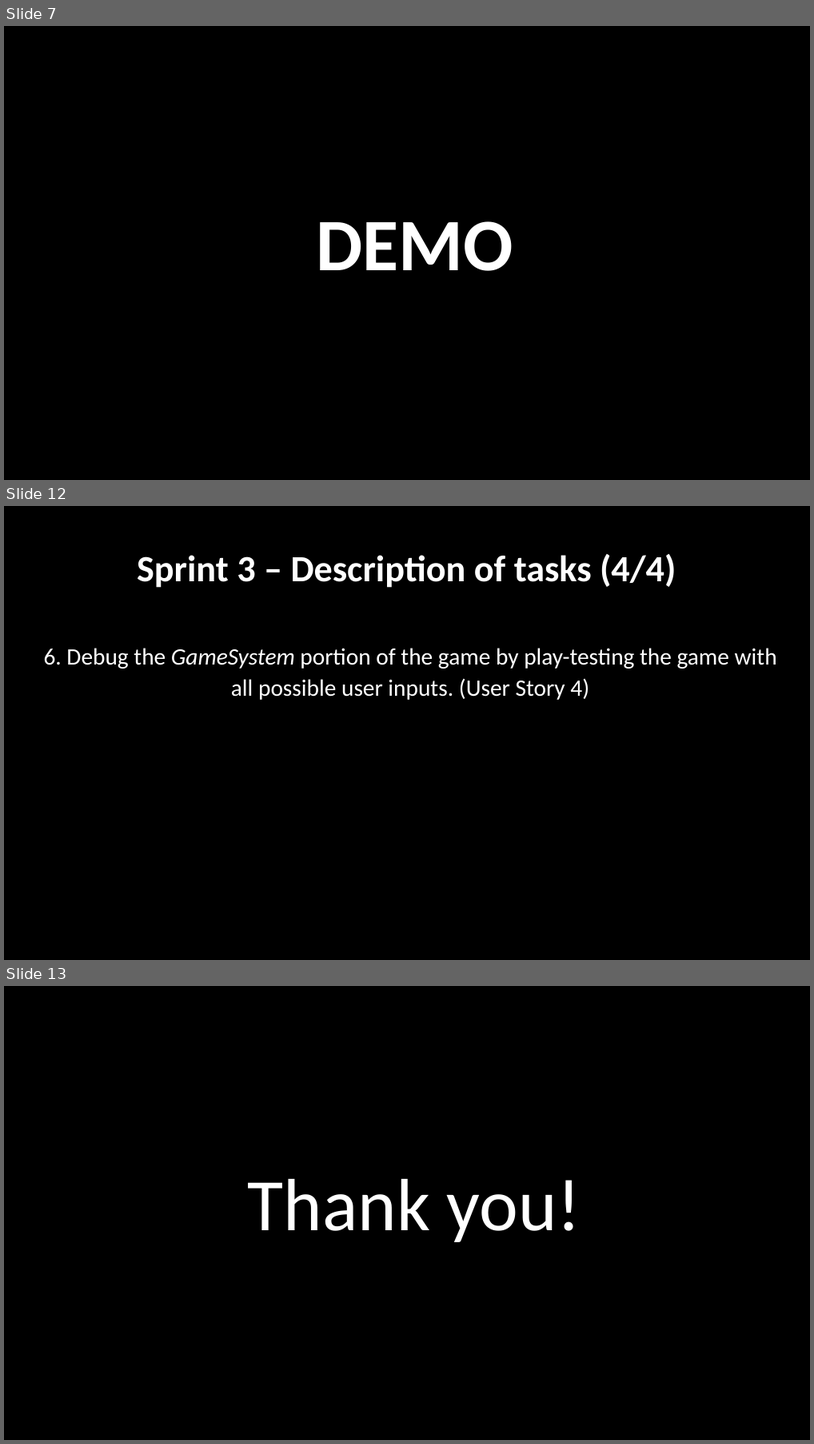
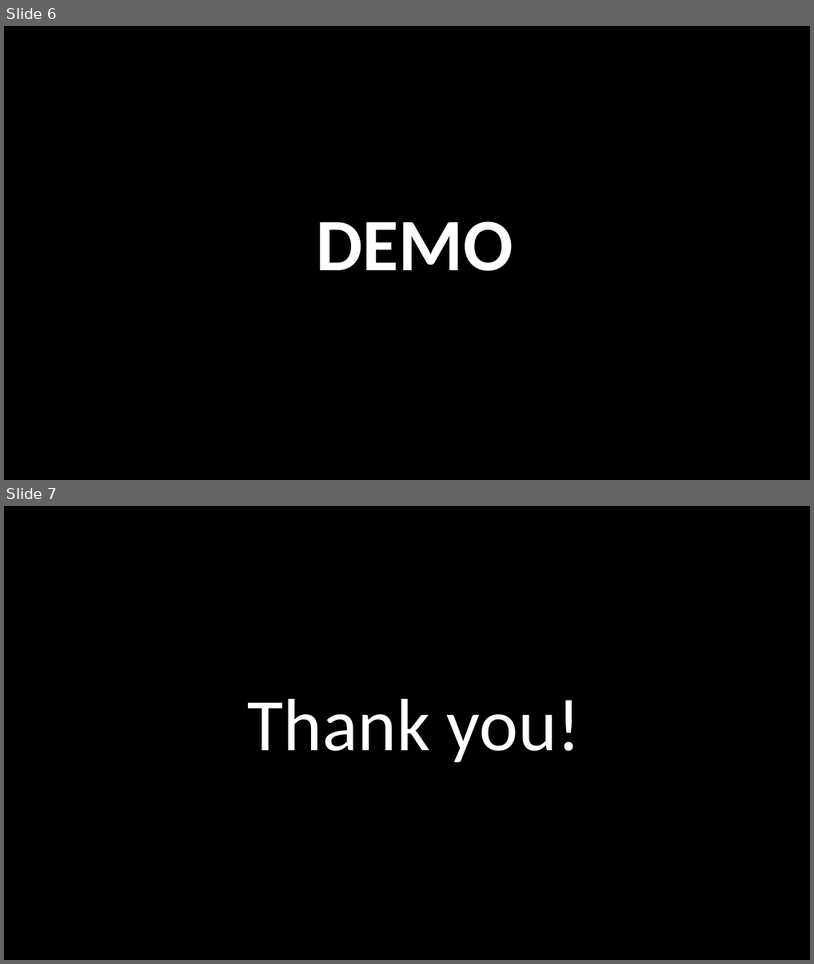
Before and after one commit to srhee91/PokerGame, a slide deck: 09. Sprint3 Final Presentation/FinalPresentation.pptx. Shown one above the other, each under a label of ours: slides 7, 12 and 13 before the commit, slides 6 and 7 after it; the slides between them are not shown. The pictures are 814x1444 and 814x964 pixels, drawn with LibreOffice and Linux fonts; fonts in the diff are those of the drawing; background and template pictures are left out. Boxes give left, top, right and bottom in pixels: in the first picture for what was removed or moved away, otherwise in the second. Text is boxed around its words. In the diff, an @@ line names an element or a change of style, - is before the commit and + after.

```diff
--- a/09. Sprint3 Final Presentation/FinalPresentation.pptx
+++ b/09. Sprint3 Final Presentation/FinalPresentation.pptx
@@ slide 12 removed at <box>4,506,810,960</box>, background picture (left out) @@
@@ title removed at <box>137,554,676,588</box> @@
-Sprint 3 – Description of tasks (4/4)
@@ text removed at <box>44,648,778,700</box> @@
-6. Debug the GameSystem portion of the game by play-testing the game with all possible user inputs. (User Story 4)
@@ what was slide 7 is now slide 6 @@
@@ what was slide 13 is now slide 7 @@
```
Also in this commit, not shown: 5 other slides removed.
